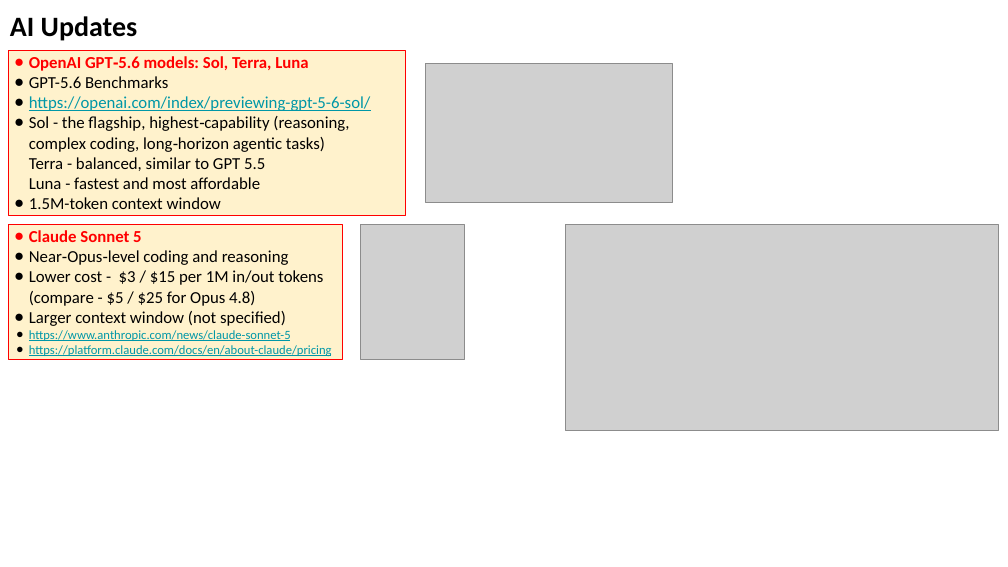
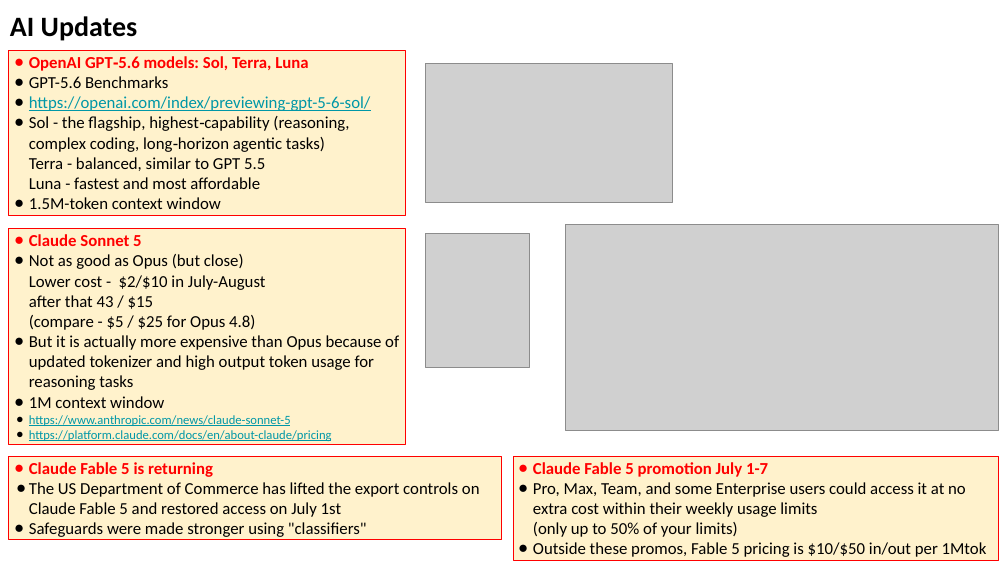
Before and after one commit to lselector/seminar, a slide deck: slide 3 of 2026/2026-07-03-AI-Updates.pptx. Drawn at 1008x567 pixels with LibreOffice and Linux fonts; fonts in the diff are those of the drawing; grey boxes stand for pictures. Boxes give left, top, right and bottom in pixels: in the first picture for what was removed or moved away, otherwise in the second. Text is boxed around its words. In the diff, an @@ line names an element or a change of style, - is before the commit and + after.

Commit message:
update

```diff
--- a/2026/2026-07-03-AI-Updates.pptx
+++ b/2026/2026-07-03-AI-Updates.pptx
@@ rectangle "Claude Sonnet 5" resized from (x1=9, y1=225, x2=343, y2=359) to (x1=9, y1=229, x2=405, y2=445) @@
@@ picture moved from (x1=360, y1=225, x2=464, y2=359) to (x1=425, y1=233, x2=529, y2=367) @@
@@ text in rectangle at (x1=29, y1=254, x2=399, y2=408): text changed @@
-● Near‑Opus‑level coding and reasoning
-● Lower cost - $3 / $15 per 1M in/out tokens
-  (compare - $5 / $25 for Opus 4.8)
-● Larger context window (not specified)
+● Not as good as Opus (but close)
+  Lower cost - $2/$10 in July-August
+  after that 43 / $15
+  (compare - $5 / $25 for Opus 4.8)
+● But it is actually more expensive than Opus because of updated tokenizer and high output token usage for reasoning tasks
+● 1M context window
@@ rectangle added at (x1=9, y1=457, x2=502, y2=540), fill #FFF2CC, outline #FF0000 0.75 pt, 12 pt, text #000000 @@
+● Claude Fable 5 is returning
+● The US Department of Commerce has lifted the export controls on Claude Fable 5 and restored access on July 1st
+● Safeguards were made stronger using "classifiers"
@@ rectangle added at (x1=513, y1=457, x2=999, y2=560), fill #FFF2CC, outline #FF0000 0.75 pt, 12 pt, text #000000 @@
+● Claude Fable 5 promotion July 1-7
+● Pro, Max, Team, and some Enterprise users could access it at no extra cost within their weekly usage limits
+  (only up to 50% of your limits)
+● Outside these promos, Fable 5 pricing is $10/$50 in/out per 1Mtok
```
Also in this commit, not shown: 17 other slides changed, 2 slides added.
